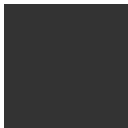
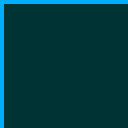
Layer changes from the first w=128, h=128 image to the second:
added layer "Layer 5" (darken) above "Layer 3" over [0, 0, 128, 128]
